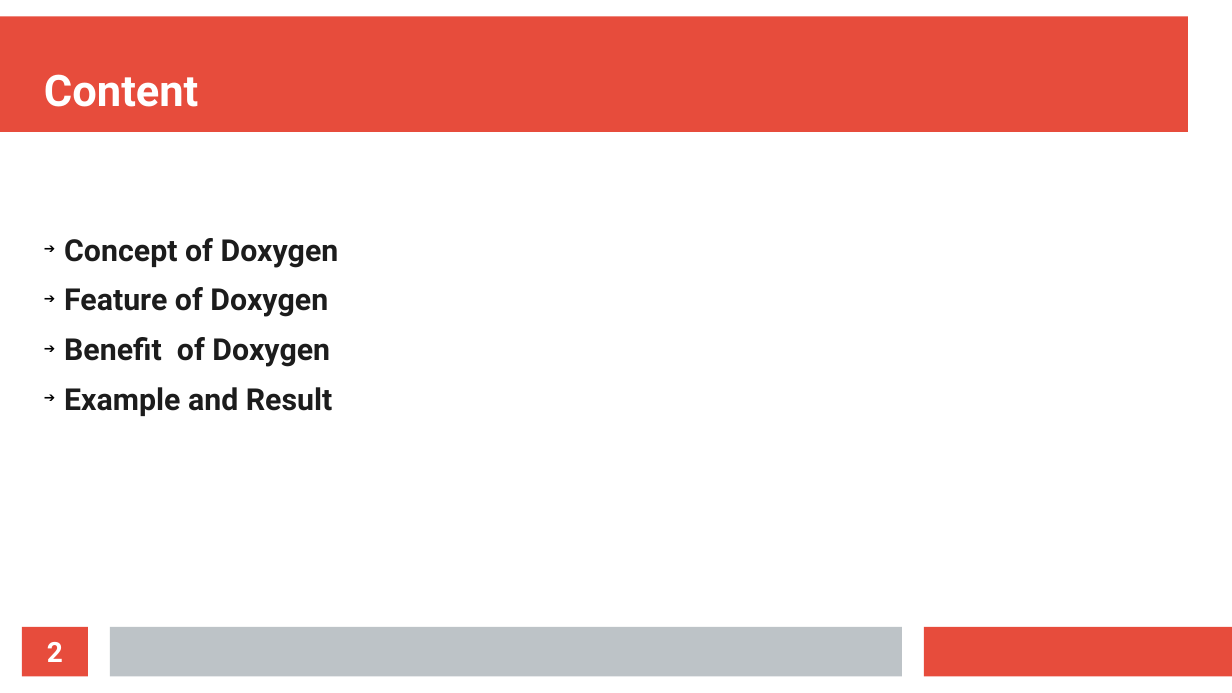
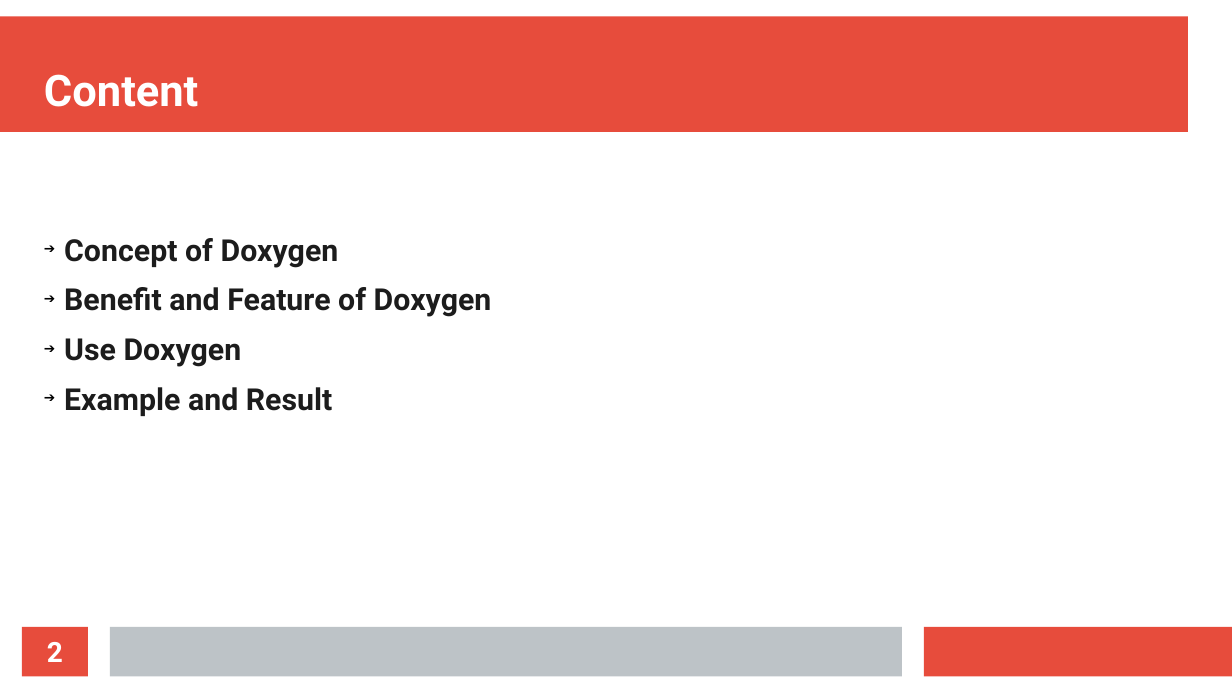
Before and after one commit to nguyenthang011099/Doxygen-, a slide deck: slide 2 of Doxygen.odp. Drawn at 1232x693 pixels with LibreOffice and Linux fonts; fonts in the diff are those of the drawing. Boxes give left, top, right and bottom in pixels: in the first picture for what was removed or moved away, otherwise in the second. Text is boxed around its words. In the diff, an @@ line names an element or a change of style, - is before the commit and + after.

Commit message:
update Doxygen

```diff
--- a/Doxygen.odp
+++ b/Doxygen.odp
@@ text at (x1=64, y1=287, x2=492, y2=367): text changed @@
-➔ Feature of Doxygen
-➔ Benefit of Doxygen
+➔ Benefit and Feature of Doxygen
+➔ Use Doxygen
```
Also in this commit, not shown: 2 other slides changed, 6 slides added, 6 slides removed, 6 other files.
